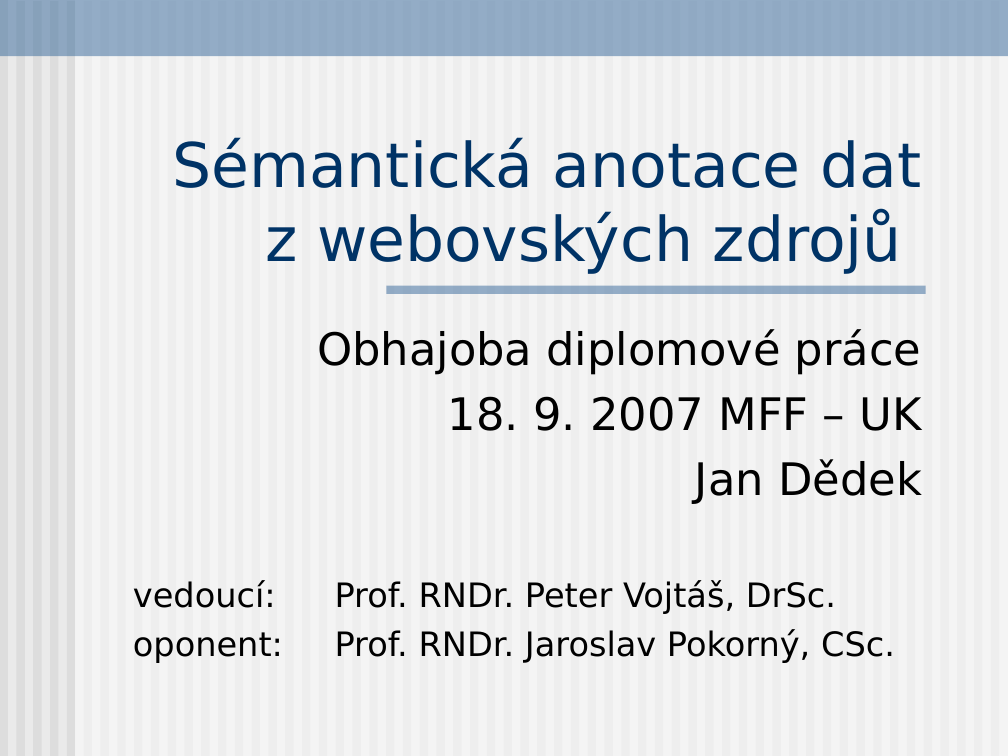
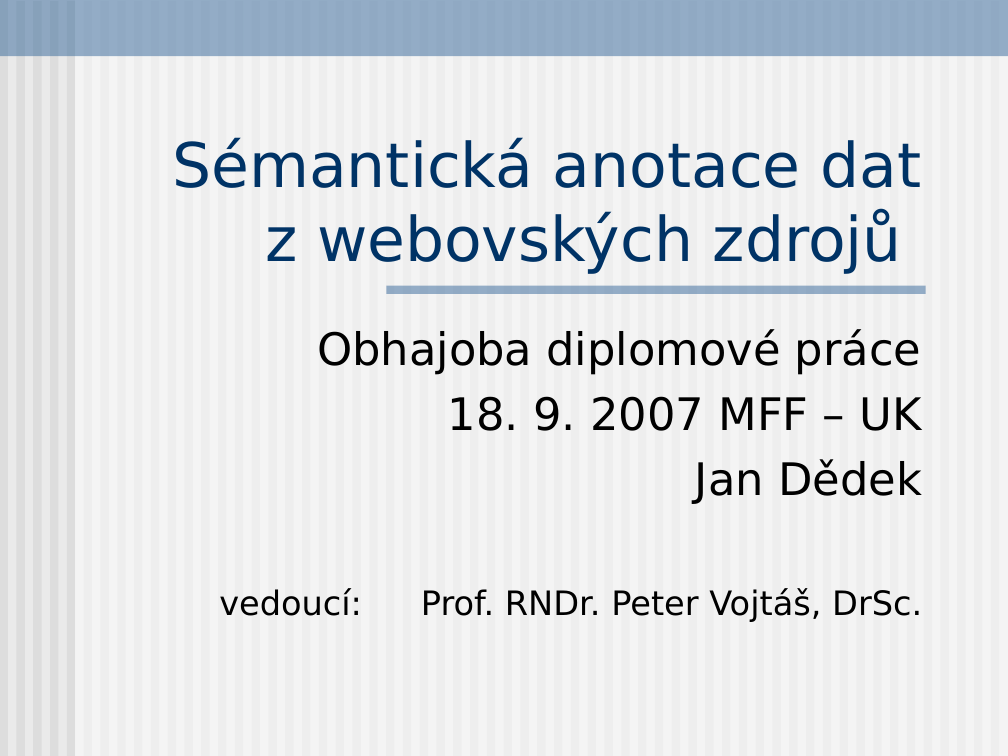
Before and after one commit to BackupTheBerlios/czsem-svn, a slide deck: slide 1 of trunk/docs/Presentation/dedek_czsem_obhajoba.ppt. Drawn at 1008x756 pixels with LibreOffice and Linux fonts; fonts in the diff are those of the drawing. Boxes give left, top, right and bottom in pixels: in the first picture for what was removed or moved away, otherwise in the second. Text is boxed around its words. In the diff, an @@ line names an element or a change of style, - is before the commit and + after.

```diff
--- a/trunk/docs/Presentation/dedek_czsem_obhajoba.ppt
+++ b/trunk/docs/Presentation/dedek_czsem_obhajoba.ppt
@@ text "vedoucí: Prof. RNDr. Peter Vojtáš, ...": place and size @@
-text "vedoucí: Prof. RNDr. Peter Vojtáš, ..." at [133,580,895,663]
+text "vedoucí: Prof. RNDr. Peter Vojtáš, ..." at [219,588,922,622]
@@ text "vedoucí: Prof. RNDr. Peter Vojtáš, ..." at [219,588,922,622]: alignment left to right @@
@@ text at [335,629,895,663]: paragraph removed @@
-oponent: Prof. RNDr. Jaroslav Pokorný, CSc.
```
Also in this commit, not shown: 2 other slides changed, 19 slides added, 2 slides removed.
